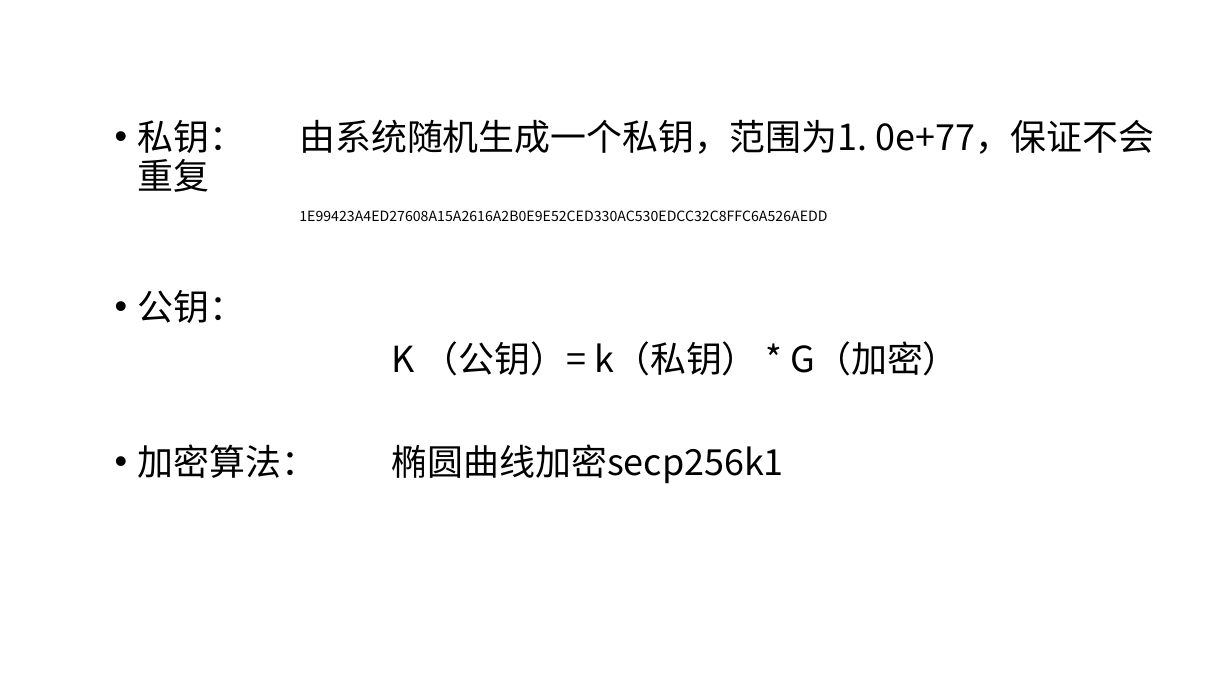
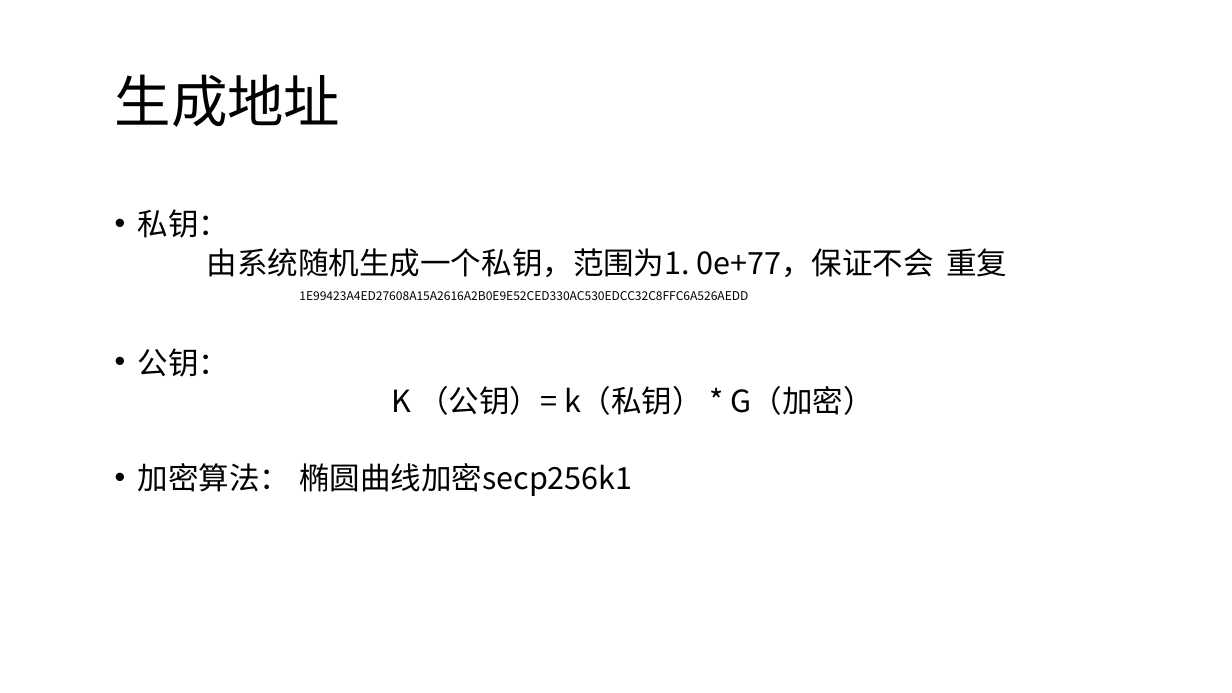
Before and after one commit to tdmm/blockchainppt, a slide deck: slide 8 of blockchain_intrduce.pptx (slide 10 before the commit). Drawn at 1232x693 pixels with LibreOffice and Linux fonts; fonts in the diff are those of the drawing. Boxes give left, top, right and bottom in pixels: in the first picture for what was removed or moved away, otherwise in the second. Text is boxed around its words. In the diff, an @@ line names an element or a change of style, - is before the commit and + after.

Commit message:
complete ppt in 9/29/2017

```diff
--- a/blockchain_intrduce.pptx
+++ b/blockchain_intrduce.pptx
@@ title added at [115,74,341,127], 44 pt, text #000000 @@
+生成地址
@@ text "私钥：": place and size @@
-text "私钥：" at [138,119,1155,484]
+text "私钥：" at [138,209,1007,496]
@@ text at [138,209,1007,277]: text changed; size 28 to 23.8 pt @@
-• 私钥： 由系统随机生成一个私钥，范围为1. 0e+77，保证不会 重复
+• 私钥：
+由系统随机生成一个私钥，范围为1. 0e+77，保证不会 重复
@@ text at [138,348,874,496]: size 11 to 9.3 pt in "1E99423A4ED27608A15A2616A2B0E9E52CED330AC530EDCC32C8FFC6A526 ..."; size 28 to 23.8 pt in "公钥：", "K （公钥）= k（私钥） * G（加密）", "加密算法： 椭圆曲线加密secp256k1"; line spacing 0.9 to 0.7 @@
```
Also in this commit, not shown: 6 other slides changed, 11 slides added, 11 slides removed.
